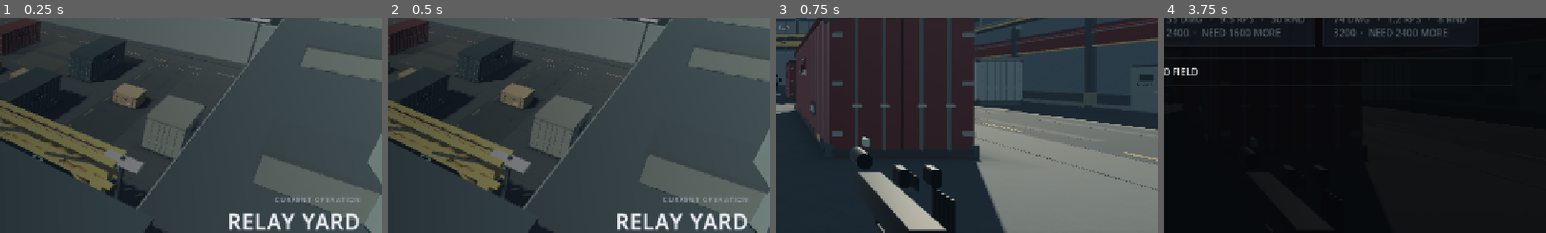
Above: before the commit, frames 1-4 (left to right).
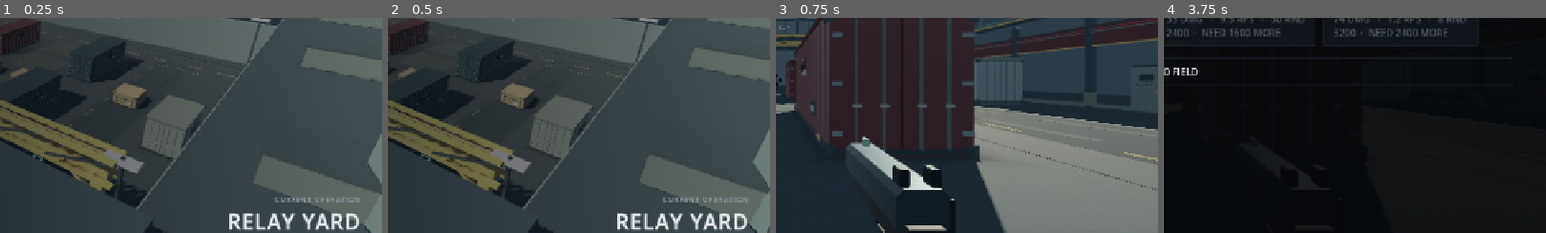
Above: after the commit, the same moments.

Repository: calebaiken/sightbreak
Game: Godot game, scene res://main.tscn
Same seed, same stepped clock (60 frames per second), same inputs: the game is played once before the commit and once after it.
Inputs (mouse positions are % of the whole screen's width and height, from its top left):
- Up to frame 1 (0.25 s): no input
- Up to frame 2 (0.5 s): no input
- Up to frame 3 (0.75 s): click "DEPLOY · OFFLINE 5V5" at 0.5 s
- Up to frame 4 (3.75 s): tap B at 1.25, 1.35, 2, 2.75, 3.5 s; move the mouse to (55, 50) at 1.27 s; hold W from 1.28 s (still down); click (55, 50) at 1.42 s; tap Space at 1.52, 2.27 s; move the mouse to (45, 50) at 2.02 s; tap R at 2.1 s; click (45, 50) at 2.17 s; move the mouse to (52, 48) at 2.77 s; hold Ctrl 2.78-3.53 s; click (52, 48) at 2.92 s; move the mouse to (49, 52) at 3.52 s; tap E at 3.6 s; click (49, 52) at 3.67 s
The pictures show only the part of the screen within x 50-100%, y 36-86%; the shares and areas given below are measured in that part.

Frames 1-2 are identical in both runs. In frame 3, 3.7% of the frame differs, in the area x 18-46%, y 57-97%; in frame 4, less than 0.1%.

Commit message:
Keep the viewmodel projection out of the world and inspection finish
5100b3e spliced the viewmodel projection into the shared cosmetic shader,
guarded by viewmodel_fov > 0. Writing POSITION anywhere makes Godot skip
its own vertex transform and start from vec4(1.0), so with the field of
view at 0 every painted vertex collapsed to one point: the inspection
studio, the case reveal's reward and the procedural sidearm, SMG and
marksman rifle in first person lost their receiver and handguard paint.
The v3 review found it in 07-inspection-skin.png.

- cosmetic_material.gd: CODE is again exactly the pre-v3 world shader;
  VIEWMODEL_CODE adds the projection, depth and fill. finish(metadata,
  viewmodel) picks the variant, and actor.gd passes its viewmodel flag.
- viewmodel_shading.gd: the projection falls back to the camera's own
  projection when no field of view is set, and the header says only
  first-person materials may include it.
- weapon_art_test.gd (64 -> 69): only the first-person variant writes
  POSITION; the inspector, case reveal, procedural sidearm and authored
  rifle have no position override without the viewmodel projection. With
  the bug restored, 4 of them fail and name the meshes.
- paint_visibility_test.gd (native display, not in validate.sh): counts
  the pixels the paint parts change. On 5100b3e inspection and the sidearm
  change 0 pixels; fixed, 59,824 / 56,548 / 11,716, and the first-person
  rifle is unchanged at 39,736.

validate.sh exits 0 (log in docs/reports/media/art-v3/fix-position/).

Co-Authored-By: Claude Opus 5.5 <noreply@anthropic.com>
Claude-Session: https://claude.ai/code/session_01SpaewVrDfSTExz4E88EYmG

Diff:
--- a/game/scripts/gameplay/actor.gd
+++ b/game/scripts/gameplay/actor.gd
@@ -455,12 +455,10 @@
 func apply_cosmetic(metadata: Dictionary) -> void:
 	# Shared inspection/in-match material. Appearance never changes match state.
 	_cosmetic = metadata.duplicate(true)
-	_finish = CosmeticMaterial.finish(metadata)
+	_finish = CosmeticMaterial.finish(metadata, _viewmodel)
 	if metadata.is_empty():
 		var paint := Color("26323b")
 		_finish.set_shader_parameter("base_paint", paint)
-	if _viewmodel:
-		ViewmodelShading.enable(_finish)
 	CosmeticMaterial.apply(_finish, _paint_parts)
 
 func _exit_tree() -> void:
--- a/game/scripts/gameplay/viewmodel_shading.gd
+++ b/game/scripts/gameplay/viewmodel_shading.gd
@@ -8,8 +8,10 @@
 ## is compressed toward the near plane, so it never clips into walls the player stands
 ## against, but it keeps its own ordering. An ambient floor and a view rim keep it
 ## readable in shade and against a bright sky without an extra light pass.
-## Every snippet is a no-op while viewmodel_fov is 0, which is how inspection and
-## third-person models use the shared cosmetic finish.
+## Only first-person materials may contain these snippets. Writing POSITION anywhere in
+## a shader makes the engine skip its own vertex transform for every draw of it, so a
+## shader shared with inspection or third person must not include PROJECT at all
+## (CosmeticMaterial keeps a separate first-person variant for this reason).
 
 ## Vertical field of view of the viewmodel, in degrees (about 68 horizontal at 4:3).
 const FOV := 54.0
@@ -31,16 +33,21 @@
 ## Inside vertex(). Scales the camera's projection to the viewmodel field of view,
 ## keeping its aspect ratio and signs (the Compatibility renderer flips Y when drawing
 ## into a viewport texture). Clip space is reversed-Z, so the near plane is z = w and
-## depth is pulled toward it. Lighting still uses the true VERTEX.
+## depth is pulled toward it. Lighting still uses the true VERTEX. Once a shader writes
+## POSITION the engine starts it at vec4(1.0), so with no field of view set this falls
+## back to the camera's own projection rather than collapsing every vertex to a point.
 const PROJECT := """
+	vec4 view_position = MODELVIEW_MATRIX * vec4(VERTEX, 1.0);
 	if (viewmodel_fov > 0.0) {
 		mat4 projection = PROJECTION_MATRIX;
 		float zoom = 1.0 / (tan(radians(viewmodel_fov) * 0.5) * abs(PROJECTION_MATRIX[1][1]));
 		projection[0][0] *= zoom;
 		projection[1][1] *= zoom;
-		vec4 clip = projection * (MODELVIEW_MATRIX * vec4(VERTEX, 1.0));
+		vec4 clip = projection * view_position;
 		clip.z = clip.w - (clip.w - clip.z) * viewmodel_depth;
 		POSITION = clip;
+	} else {
+		POSITION = PROJECTION_MATRIX * view_position;
 	}
 """
 
--- a/game/scripts/ui/cosmetic_material.gd
+++ b/game/scripts/ui/cosmetic_material.gd
@@ -9,9 +9,7 @@
 	"Blacksite": [Color("394536"), Color("c7b779")]
 }
 const ViewmodelShading = preload("res://scripts/gameplay/viewmodel_shading.gd")
-# The viewmodel snippets do nothing unless viewmodel_fov is set (first person only).
-const CODE := """shader_type spatial;""" + ViewmodelShading.UNIFORMS + """
-uniform vec4 base_paint : source_color;
+const PARAMETERS := """uniform vec4 base_paint : source_color;
 uniform vec4 accent_paint : source_color;
 uniform float pattern_seed = 1.0;
 uniform float wear = 0.0;
@@ -27,13 +25,8 @@
 // Linear gain on the baked albedo, matching relay_ar_body.tres, so the unskinned parts and
 // the rest of the model read as one graphite finish.
 uniform float detail_gain = 0.70;
-varying vec3 local_position;
-void vertex() {
- local_position = VERTEX;
-""" + ViewmodelShading.PROJECT + """
-}
-void fragment() {
- vec3 p = local_position;
+varying vec3 local_position;"""
+const SURFACE := """ vec3 p = local_position;
  float phase = pattern_seed * 0.017;
  float diagonal = smoothstep(0.34, 0.40, sin(p.x*18.0 + p.z*23.0 + phase));
  float hexgrain = sin(p.x*32.0+phase) * sin(p.y*38.0+p.z*24.0);
@@ -59,9 +52,11 @@
  ROUGHNESS = mix(ROUGHNESS, orm.g, baked);
  METALLIC = mix(METALLIC, orm.b, baked);
  AO = occlusion;
- NORMAL_MAP = mix(vec3(0.5, 0.5, 1.0), texture(detail_normal, UV).rgb, detail);
-""" + ViewmodelShading.FILL + """
-}"""
+ NORMAL_MAP = mix(vec3(0.5, 0.5, 1.0), texture(detail_normal, UV).rgb, detail);"""
+# Inspection, third person and procedural weapons: the engine's own vertex transform.
+const CODE := "shader_type spatial;\n" + PARAMETERS + "\nvoid vertex() { local_position = VERTEX; }\nvoid fragment() {\n" + SURFACE + "\n}"
+# First person only: the viewmodel projection, depth and fill (see SBViewmodelShading).
+const VIEWMODEL_CODE := "shader_type spatial;\n" + ViewmodelShading.UNIFORMS + PARAMETERS + "\nvoid vertex() {\n local_position = VERTEX;\n" + ViewmodelShading.PROJECT + "}\nvoid fragment() {\n" + SURFACE + "\n" + ViewmodelShading.FILL + "}"
 
 ## Assigns one finish to every paint part, binding baked detail when the parts
 ## carry it (authored models set detail_orm/detail_normal/detail_albedo metadata).
@@ -80,18 +75,28 @@
 static func rarity_color(rarity: String) -> Color:
 	return RARITIES.get(rarity.capitalize(), RARITIES.Common)
 
-# One compiled program for every finish; materials differ only in parameters.
+# One compiled program per use (world or first person); materials differ only in
+# parameters.
 static var _shader: Shader
+static var _viewmodel_shader: Shader
 
-static func shader() -> Shader:
+static func shader(viewmodel: bool = false) -> Shader:
+	if viewmodel:
+		if _viewmodel_shader == null:
+			_viewmodel_shader = Shader.new()
+			_viewmodel_shader.code = VIEWMODEL_CODE
+		return _viewmodel_shader
 	if _shader == null:
 		_shader = Shader.new()
 		_shader.code = CODE
 	return _shader
 
-static func finish(metadata: Dictionary) -> ShaderMaterial:
+## viewmodel = true only for a first-person model drawn with SBViewmodelShading.
+static func finish(metadata: Dictionary, viewmodel: bool = false) -> ShaderMaterial:
 	var material := ShaderMaterial.new()
-	material.shader = shader()
+	material.shader = shader(viewmodel)
+	if viewmodel:
+		ViewmodelShading.enable(material)
 	var collection := str(metadata.get("collection", ""))
 	var definition := str(metadata.get("definition_id", metadata.get("id", ""))).to_lower()
 	if collection.is_empty():
--- /dev/null
+++ b/game/tests/paint_visibility_test.gd
@@ -0,0 +1,98 @@
+extends SceneTree
+## Pixel check that the cosmetic paint parts are actually drawn: renders a frame,
+## hides the paint parts, renders again and counts the pixels that changed. Covers the
+## inspection studio (skin and default finish), a procedural first-person weapon (world
+## finish) and the authored first-person rifle (viewmodel finish). A shader that
+## overrides the vertex position wrongly draws nothing, which a parameter check cannot
+## see. Needs a native display (not part of the headless validate.sh).
+const Actor = preload("res://scripts/gameplay/actor.gd")
+const Arena = preload("res://scripts/gameplay/arena.gd")
+const INSPECTOR = preload("res://scripts/ui/item_inspector.gd")
+const SKIN := {"kind": "weapon_skin", "collection": "Crimson Archive", "rarity": "Legendary", "pattern_seed": 897, "wear": 0.2}
+## Changed pixels required at 1280x720; the measured values are several times larger.
+const MINIMUM := {"inspection skin": 20000, "inspection default": 20000, "first-person sidearm": 1500, "first-person rifle": 8000}
+var checks := 0
+var failures: Array[String] = []
+
+func _initialize() -> void:
+	_run.call_deferred()
+
+func check(condition: bool, message: String) -> void:
+	checks += 1
+	if not condition:
+		failures.append(message)
+		push_error(message)
+
+func _frame() -> Image:
+	for i in 3:
+		await process_frame
+	await RenderingServer.frame_post_draw
+	return root.get_texture().get_image()
+
+func _changed(a: Image, b: Image) -> int:
+	var count := 0
+	for y in range(0, a.get_height(), 2):
+		for x in range(0, a.get_width(), 2):
+			var p := a.get_pixel(x, y)
+			var q := b.get_pixel(x, y)
+			if absf(p.r - q.r) + absf(p.g - q.g) + absf(p.b - q.b) > 0.06:
+				count += 4
+	return count
+
+func _measure(label: String, parts: Array, redraw: Callable) -> void:
+	redraw.call()
+	var shown := await _frame()
+	for part: Node3D in parts:
+		part.visible = false
+	redraw.call()
+	var hidden := await _frame()
+	for part: Node3D in parts:
+		part.visible = true
+	var changed := _changed(shown, hidden)
+	print("PAINT_VISIBILITY %s parts=%d changed_pixels=%d" % [label, parts.size(), changed])
+	check(parts.size() > 0 and changed >= int(MINIMUM[label]), "%s: paint parts change %d pixels (need %d)" % [label, changed, MINIMUM[label]])
+
+func _paint_of(node: Node, material: Material) -> Array:
+	return node.find_children("*", "MeshInstance3D", true, false).filter(func(m): return m.material_override == material)
+
+func _run() -> void:
+	if DisplayServer.get_name() == "headless":
+		push_error("A native rendering display is required")
+		quit(2)
+		return
+	root.content_scale_size = Vector2i(1280, 720)
+	root.size = Vector2i(1280, 720)
+	var inspector := INSPECTOR.new()
+	inspector.set_anchors_preset(Control.PRESET_FULL_RECT)
+	root.add_child(inspector)
+	await process_frame
+	for label in ["inspection skin", "inspection default"]:
+		var item: Dictionary = SKIN.merged({"name": "Relay AR"}) if label == "inspection skin" else {"kind": "weapon_skin", "name": "Relay AR"}
+		inspector.show_item(item)
+		await process_frame
+		await _measure(label, _paint_of(inspector, inspector.finish_material), inspector._request_render)
+	inspector.queue_free()
+	await process_frame
+	var world := Node3D.new()
+	root.add_child(world)
+	world.add_child(Arena.new())
+	var actor := Actor.new()
+	actor.configure(1, 0, "Paint fixture", true)
+	world.add_child(actor)
+	actor.reset_for_round(Vector3(3, 0.05, -12))
+	actor.yaw = 0.35
+	actor.rotation.y = 0.35
+	actor._equip_blend = 0
+	actor.apply_cosmetic(SKIN)
+	actor.tick_visual(0.016)
+	await _measure("first-person sidearm", actor._paint_parts, func(): pass)
+	actor.credits = 5000
+	actor.buy_weapon("rifle")
+	actor._equip_blend = 0
+	actor.apply_cosmetic(SKIN)
+	actor.tick_visual(0.016)
+	await _measure("first-person rifle", actor._paint_parts, func(): pass)
+	world.queue_free()
+	await process_frame
+	print("PAINT_VISIBILITY_TEST checks=%d failures=%d" % [checks, failures.size()])
+	quit(0 if failures.is_empty() else 1)
--- a/game/tests/weapon_art_test.gd
+++ b/game/tests/weapon_art_test.gd
@@ -5,6 +5,9 @@
 const WeaponModel = preload("res://scripts/gameplay/weapon_model.gd")
 const CosmeticMaterial = preload("res://scripts/ui/cosmetic_material.gd")
 const ViewmodelShading = preload("res://scripts/gameplay/viewmodel_shading.gd")
+const INSPECTOR = preload("res://scripts/ui/item_inspector.gd")
+const REVEAL = preload("res://scripts/ui/case_reveal.gd")
+const SKIN := {"id": "art-fixture", "kind": "weapon_skin", "collection": "Crimson Archive", "rarity": "Legendary", "pattern_seed": 897, "wear": 0.2}
 const RIFLE_TRIANGLES := 32000
 const HAND_TRIANGLES := 10000
 const ARMS_TRIANGLES := 12000
@@ -31,6 +34,24 @@
 func _texture_ok(path: String, limit: int) -> bool:
 	var texture: Texture2D = load(path)
 	return texture != null and texture.get_width() <= limit and texture.get_width() == texture.get_height() and is_equal_approx(log(texture.get_width()) / log(2.0), roundf(log(texture.get_width()) / log(2.0)))
+
+## Meshes under node whose shader writes POSITION without the viewmodel projection set.
+## Writing POSITION makes the engine skip its own vertex transform, so such a mesh is
+## drawn wrongly or not at all; only first-person materials may do it.
+func _vertex_overrides(node: Node) -> Array[String]:
+	var found: Array[String] = []
+	for mesh: MeshInstance3D in node.find_children("*", "MeshInstance3D", true, false):
+		var materials: Array[Material] = [mesh.material_override]
+		for surface in range(mesh.get_surface_override_material_count()):
+			materials.append(mesh.get_surface_override_material(surface))
+			if mesh.mesh != null:
+				materials.append(mesh.mesh.surface_get_material(surface))
+		for material in materials:
+			if material is ShaderMaterial and (material as ShaderMaterial).shader != null and (material as ShaderMaterial).shader.code.contains("POSITION"):
+				var fov = (material as ShaderMaterial).get_shader_parameter("viewmodel_fov")
+				if fov == null or float(fov) <= 0.0:
+					found.append(String(mesh.name))
+	return found
 
 func _run() -> void:
 	for path in [WeaponModel.RELAY_AR, WeaponModel.RELAY_AR_HANDS, WeaponModel.RELAY_AR_MATERIAL, WeaponModel.RELAY_AR_HANDS_MATERIAL]:
@@ -147,6 +168,32 @@
 	WeaponModel.build(inspected, "rifle", false)
 	check((inspected.get_node("body") as MeshInstance3D).material_override is ORMMaterial3D, "inspection keeps the plain material and the world projection")
 	inspected.queue_free()
+	# The shared cosmetic finish: inspection, the case reveal and procedural first-person
+	# weapons use the world variant, which leaves the vertex transform to the engine.
+	check(not CosmeticMaterial.shader().code.contains("POSITION") and CosmeticMaterial.shader(true).code.contains("POSITION"), "only the first-person cosmetic variant overrides the vertex position")
+	check(actor._finish.shader == CosmeticMaterial.shader(true) and _vertex_overrides(actor._gun).is_empty(), "first-person rifle: every position override has the viewmodel projection")
+	var inspector := INSPECTOR.new()
+	root.add_child(inspector)
+	inspector.show_item(SKIN)
+	var inspector_paint: Array[String] = _vertex_overrides(inspector)
+	check(inspector.finish_material.shader == CosmeticMaterial.shader() and inspector_paint.is_empty(), "inspection draws its paint parts with the engine's transform %s" % [inspector_paint])
+	inspector.queue_free()
+	var reveal := REVEAL.new()
+	reveal.committed_item = SKIN.duplicate(true)
+	root.add_child(reveal)
+	await process_frame
+	reveal.skip()
+	var reveal_paint: Array[String] = _vertex_overrides(reveal)
+	check(reveal_paint.is_empty(), "the case reveal draws its reward with the engine's transform %s" % [reveal_paint])
+	reveal.queue_free()
+	var sidearm := Actor.new()
+	sidearm.configure(8, 0, "Procedural fixture", true)
+	root.add_child(sidearm)
+	sidearm.reset_for_round(Vector3(4, 0, 0))
+	sidearm.apply_cosmetic(SKIN)
+	var sidearm_paint: Array[String] = _vertex_overrides(sidearm._gun)
+	check(sidearm.weapon_id == "sidearm" and not sidearm._viewmodel and sidearm._paint_parts.size() > 0 and sidearm._finish.shader == CosmeticMaterial.shader() and sidearm_paint.is_empty(), "procedural first-person sidearm keeps the world finish %s" % [sidearm_paint])
+	sidearm.queue_free()
 	# The clip: the support hand leaves the handguard for the magazine, follows it down
 	# its well and returns exactly to the hold. Positions are in the skeleton's space.
 	var hand := skeleton.find_bone("L_hand")
Not shown, added: game/tests/paint_visibility_test.gd.uid
Not shown, changed: docs/reports/media/art-v3/README.md
Not shown, added: docs/reports/media/art-v3/fix-position/07-inspection-skin-5100b3e.png
Not shown, added: docs/reports/media/art-v3/fix-position/07-inspection-skin-fixed.png
Not shown, added: docs/reports/media/art-v3/fix-position/paint-visibility-5100b3e.log
Not shown, added: docs/reports/media/art-v3/fix-position/paint-visibility-fixed.log
Not shown, added: docs/reports/media/art-v3/fix-position/validate-fixed.log
Not shown, changed: docs/reports/media/art-v3/sha256.txt
